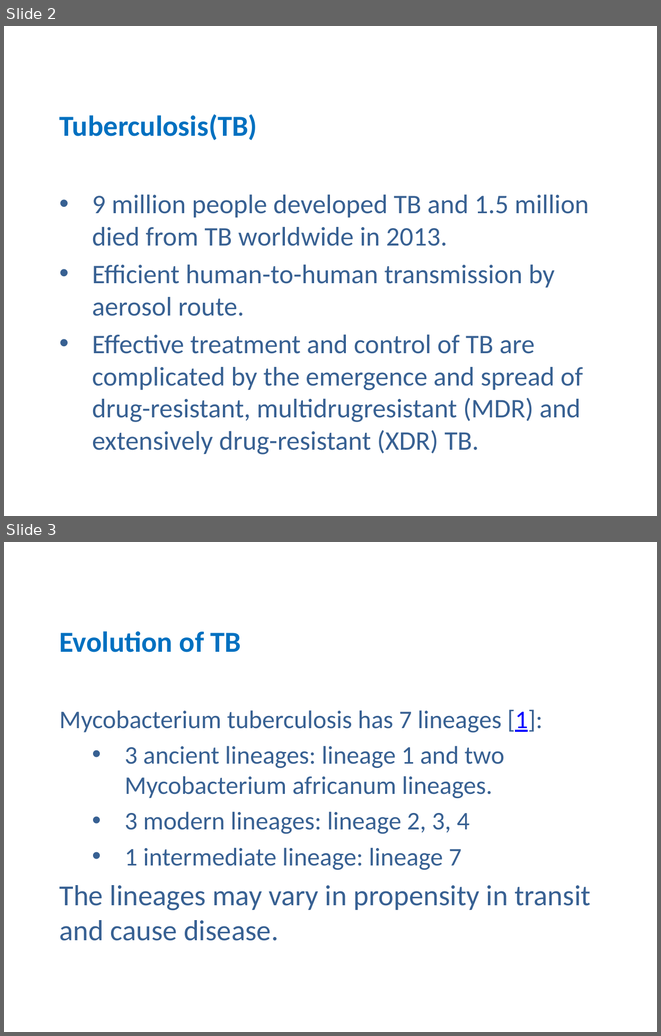
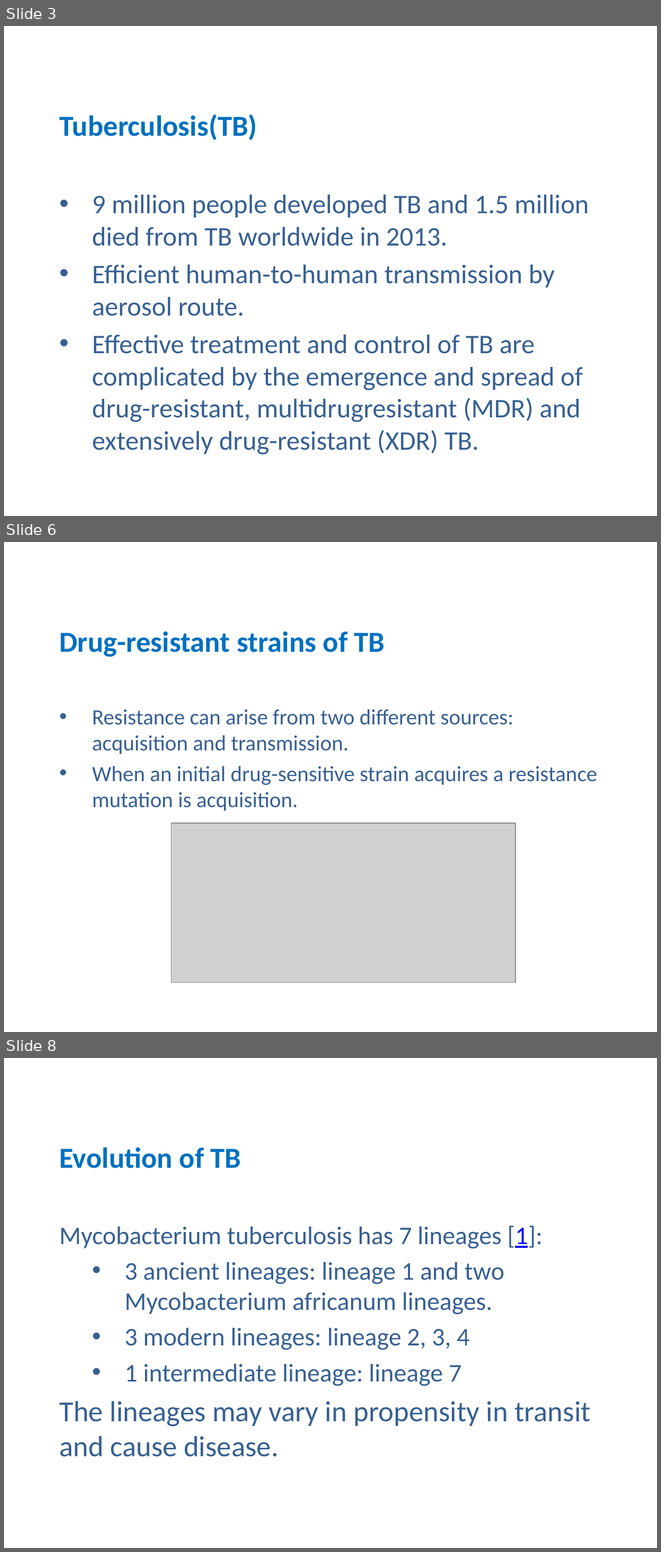
Before and after one commit to zhangfang615/Tuberculosis, a slide deck: 20160705.pptx. Shown one above the other, each under a label of ours: slides 2 and 3 before the commit, slides 3, 6 and 8 after it; the slides between them are not shown. The pictures are 661x1036 and 661x1552 pixels, drawn with LibreOffice and Linux fonts; fonts in the diff are those of the drawing; grey boxes stand for pictures. Boxes give left, top, right and bottom in pixels: in the first picture for what was removed or moved away, otherwise in the second. Text is boxed around its words. In the diff, an @@ line names an element or a change of style, - is before the commit and + after.

```diff
--- a/20160705.pptx
+++ b/20160705.pptx
@@ slide 6 added at (x1=4, y1=542, x2=657, y2=1032), background #FFFFFF @@
@@ title added at (x1=59, y1=631, x2=385, y2=657), 32 pt, text #0070C0, bold @@
+Drug-resistant strains of TB
@@ subtitle added at (x1=92, y1=709, x2=597, y2=811), 24 pt, text #376092 @@
+• Resistance can arise from two different sources: acquisition and transmission.
+• When an initial drug-sensitive strain acquires a resistance mutation is acquisition.
@@ picture added at (x1=171, y1=823, x2=516, y2=982) @@
@@ what was slide 2 is now slide 3 @@
@@ what was slide 3 is now slide 8 @@
```
Also in this commit, not shown: 5 slides changed, 7 other slides added.
